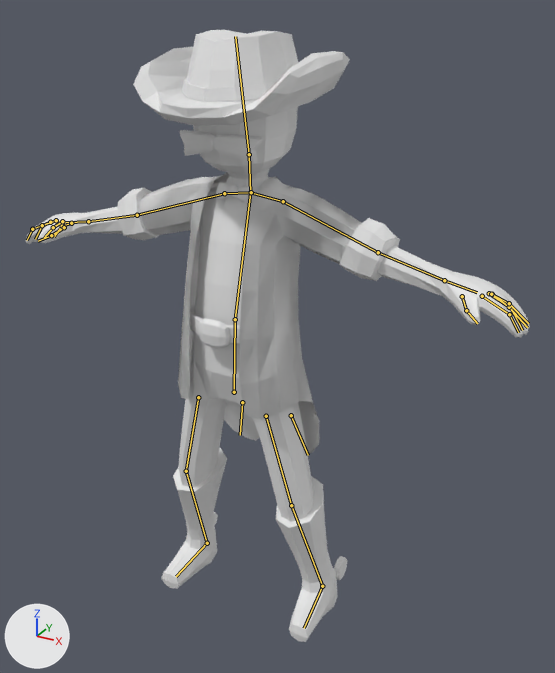
One commit to the Blender file Assets/Player/player.blend: the scene before it, then after it.
Before and after are seen from a camera (50 mm lens) standing at (0.932, -1.556, 1.606) and looking at (0.061, 0.028, 0.814). The axes (+X, +Y, +Z) are drawn at lower left. The lights are the same throughout. The bones that bend it are drawn over the model as lines.

Objects in the first picture: 'LowPoly'.
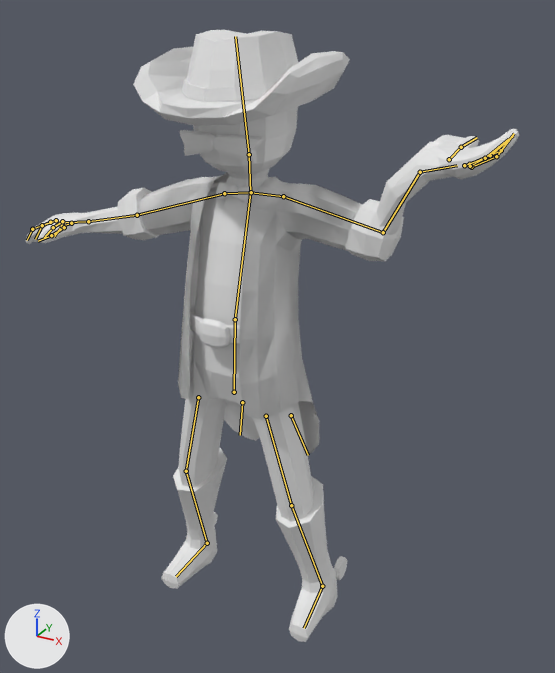
The newer file adds an action. The first version stands in its rest pose; the second is drawn at frame 0 of the action 'HandUpL'.

What differs and where, as boxes [x1, y1, x2, y2] in the pictures (555 x 673 px):
'LowPoly', posed: before [25, 30, 530, 642]; after [25, 30, 519, 642]
bone 'shoulder.L', root to tip: before (250, 192) to (283, 201); after (250, 192) to (283, 196)
bone 'lowerArm.L', root to tip: before (378, 252) to (444, 280); after (383, 232) to (420, 172)
bone 'hand.L', root to tip: before (444, 280) to (477, 292); after (420, 172) to (457, 165)

The change in detail:
Bone 'shoulder.L' (bone_shoulder_l) turns from (0, 0, 0) to (8, -1, 0) degrees about its own x, y and z.
Bone 'lowerArm.L' (bone_lowerarm_l) turns from (0, 0, 0) to (94, -28, -66) degrees about its own x, y and z.
Bone 'hand.L' (bone_hand_l) turns from (0, 0, 0) to (-73, -37, 89) degrees about its own x, y and z.
